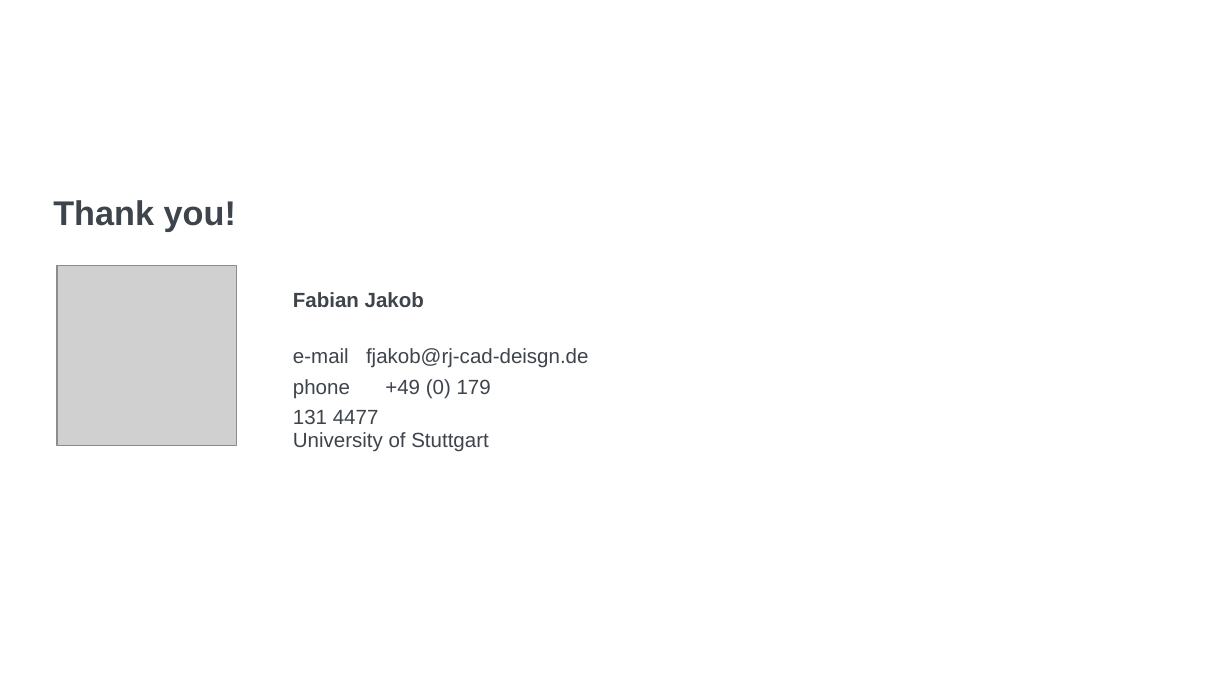
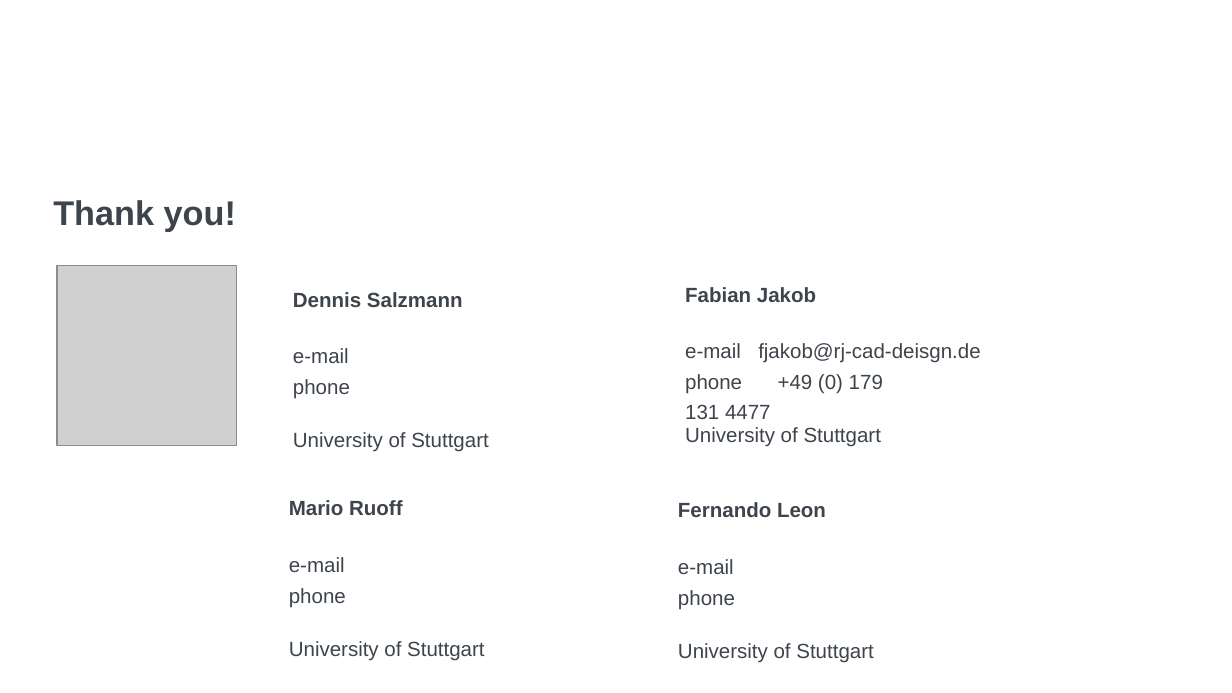
Before and after one commit to mario-r99/hackathon-2022, a slide deck: slide 9 of pitch/pitch.pptx (slide 7 before the commit). Drawn at 1232x693 pixels with LibreOffice and Linux fonts; fonts in the diff are those of the drawing; grey boxes stand for pictures; background and template pictures are left out. Boxes give left, top, right and bottom in pixels: in the first picture for what was removed or moved away, otherwise in the second. Text is boxed around its words. In the diff, an @@ line names an element or a change of style, - is before the commit and + after.

```diff
--- a/pitch/pitch.pptx
+++ b/pitch/pitch.pptx
@@ text added at (293,292,463,307), 12 pt, text #3E444C, bold @@
+Dennis Salzmann
@@ text "Fabian Jakob": place and size @@
-text "Fabian Jakob" at (293,292,424,307)
+text "Fabian Jakob" at (685,287,816,302)
@@ text added at (685,343,741,358), 12 pt, text #3E444C @@
+e-mail
@@ text "fjakob@rj-cad-deisgn.de": place and size @@
-text "fjakob@rj-cad-deisgn.de" at (366,348,588,368)
+text "fjakob@rj-cad-deisgn.de" at (758,343,980,363)
@@ text at (293,379,350,399): text changed @@
-phone +49 (0) 179 131 4477
+phone
@@ text added at (685,374,883,419), 12 pt, text #3E444C @@
+phone +49 (0) 179 131 4477
@@ text added at (685,427,881,447), 12 pt, text #3E444C @@
+University of Stuttgart
@@ text added at (289,500,403,515), 12 pt, text #3E444C, bold @@
+Mario Ruoff
@@ text added at (678,502,826,517), 12 pt, text #3E444C, bold @@
+Fernando Leon
@@ text added at (289,557,345,572), 12 pt, text #3E444C @@
+e-mail
@@ text added at (678,559,734,574), 12 pt, text #3E444C @@
+e-mail
@@ text added at (289,588,346,608), 12 pt, text #3E444C @@
+phone
@@ text added at (678,590,735,610), 12 pt, text #3E444C @@
+phone
@@ text added at (289,641,484,661), 12 pt, text #3E444C @@
+University of Stuttgart
@@ text added at (678,643,873,663), 12 pt, text #3E444C @@
+University of Stuttgart
```
Also in this commit, not shown: 2 other slides changed, 2 slides added.
